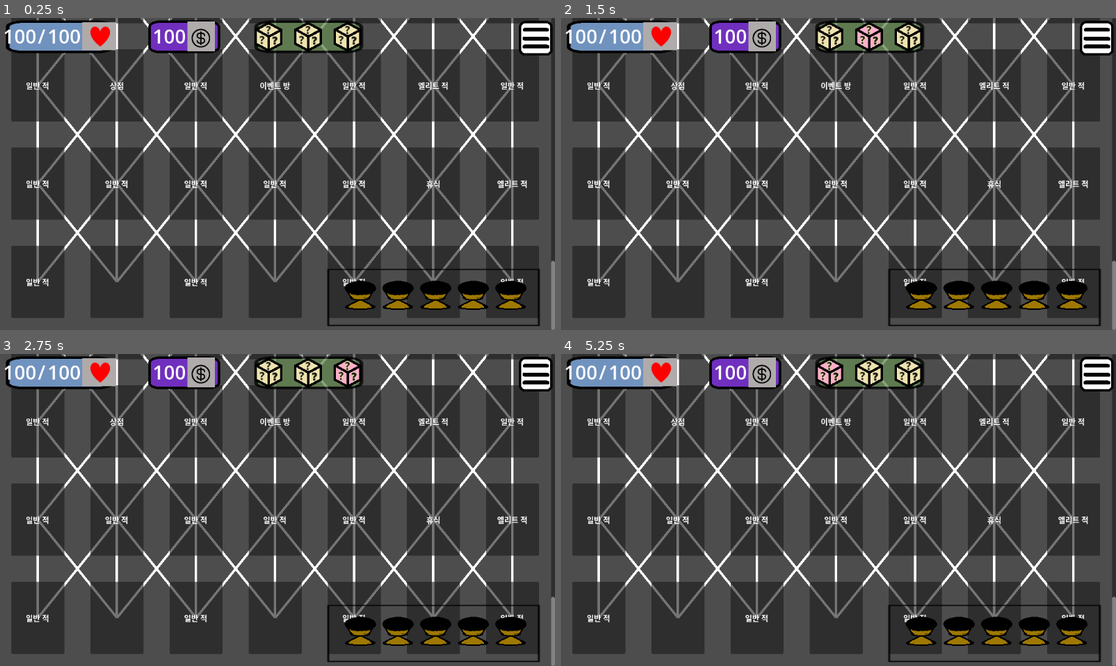
Above: before the commit, frames 1-4 (two rows, left to right).
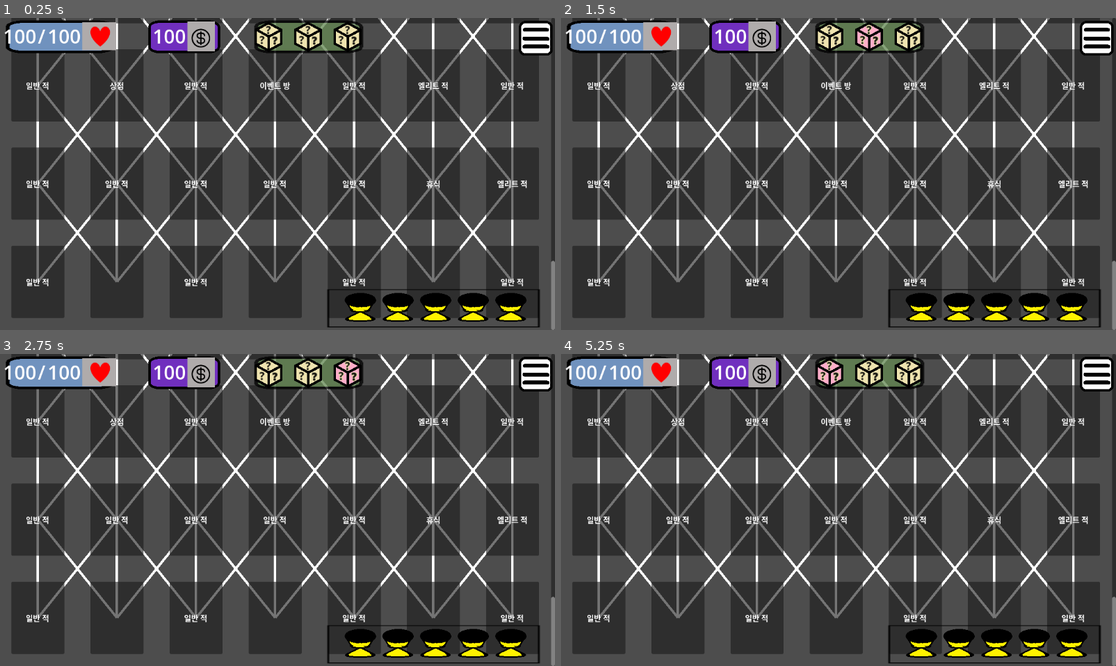
Above: after the commit, the same moments.

Repository: scy0416/The-Gambler
Game: Godot game, scene res://Stage/Stage.tscn
Two runs of this game, one before a commit and one after it. Both use one fixed random seed, a clock stepped at 60 frames per second and the inputs below. This scene is started directly instead of the project's main scene.
Inputs (mouse positions are in pixels of both pictures, inside the frame that each line leads up to):
- Up to frame 1 (0.25 s): no input
- Up to frame 2 (1.5 s): click (827, 36) at 0.52 s; click (866, 36) at 1.25 s
- Up to frame 3 (2.75 s): click (349, 372) at 2 s
- Up to frame 4 (5.25 s): click (827, 372) at 2.77 s; click (866, 372) at 3.5 s; click (910, 372) at 4.25 s; click (827, 372) at 5.02 s

The runs differ from the first frame. In frame 1, 3.2% of the frame differs, in the area x 58-98%, y 80-100%; in frame 2, 3.2%; in frame 3, 3.2%; in frame 4, 3.2%.

Commit message:
1차 맵외부 UI 수정.

Diff:
--- a/StageGUI/StageGUI.tscn
+++ b/StageGUI/StageGUI.tscn
@@ -16,6 +16,7 @@
 anchor_bottom = 1.0
 grow_horizontal = 2
 grow_vertical = 2
+size_flags_horizontal = 4
 
 [node name="Bar" type="HBoxContainer" parent="VBoxContainer"]
 layout_mode = 2
@@ -47,7 +48,17 @@
 texture_pressed = ExtResource("5_pxm7k")
 texture_hover = ExtResource("5_pxm7k")
 
-[node name="Relic" parent="VBoxContainer" instance=ExtResource("6_xvk18")]
+[node name="HBoxContainer" type="HBoxContainer" parent="VBoxContainer"]
+layout_mode = 2
+size_flags_vertical = 10
+
+[node name="Relic" parent="VBoxContainer/HBoxContainer" instance=ExtResource("6_xvk18")]
+custom_minimum_size = Vector2(500, 100)
+layout_mode = 2
+size_flags_horizontal = 10
+
+[node name="Button" type="Button" parent="VBoxContainer/HBoxContainer/Relic"]
+visible = false
 layout_mode = 2
 
 [connection signal="pressed" from="VBoxContainer/Bar/Menu" to="." method="_on_menu_pressed"]
--- a/StageGUI/relic.tscn
+++ b/StageGUI/relic.tscn
@@ -1,68 +1,56 @@
 [gd_scene load_steps=3 format=3 uid="uid://6rpivppio7d7"]
 
-[ext_resource type="Texture2D" uid="uid://c1gpak3te8r2m" path="res://SampleUI/UI2.png" id="1_t8iop"]
+[ext_resource type="Texture2D" uid="uid://c1gpak3te8r2m" path="res://SampleUI/UI2.png" id="1_f0d2c"]
 [ext_resource type="Texture2D" uid="uid://de2mna7bbai1g" path="res://SampleUI/relic.png" id="2_tgikx"]
 
-[node name="Relic" type="MarginContainer"]
-size_flags_horizontal = 8
-size_flags_vertical = 10
+[node name="Relic" type="TextureRect"]
+anchors_preset = 15
+anchor_right = 1.0
+anchor_bottom = 1.0
+grow_horizontal = 2
+grow_vertical = 2
+size_flags_horizontal = 3
+size_flags_vertical = 3
+texture = ExtResource("1_f0d2c")
 
-[node name="TextureButton" type="TextureButton" parent="."]
-modulate = Color(0.619608, 0.494118, 0.494118, 1)
-self_modulate = Color(0.615686, 0.160784, 0.517647, 1)
-custom_minimum_size = Vector2(500, 150)
-layout_mode = 2
-size_flags_horizontal = 8
-size_flags_vertical = 8
-texture_normal = ExtResource("1_t8iop")
-texture_pressed = ExtResource("1_t8iop")
-texture_hover = ExtResource("1_t8iop")
-stretch_mode = 0
-
-[node name="HBoxContainer" type="HBoxContainer" parent="TextureButton"]
+[node name="HBoxContainer" type="HBoxContainer" parent="."]
 layout_mode = 1
-anchors_preset = 8
-anchor_left = 0.5
-anchor_top = 0.5
-anchor_right = 0.5
-anchor_bottom = 0.5
-offset_left = -250.0
-offset_top = -75.0
-offset_right = 250.0
-offset_bottom = 75.0
+anchors_preset = 15
+anchor_right = 1.0
+anchor_bottom = 1.0
 grow_horizontal = 2
 grow_vertical = 2
 alignment = 1
 
-[node name="TextureRect" type="TextureRect" parent="TextureButton/HBoxContainer"]
+[node name="TextureRect" type="TextureRect" parent="HBoxContainer"]
 layout_mode = 2
 size_flags_horizontal = 4
 size_flags_vertical = 4
 texture = ExtResource("2_tgikx")
 stretch_mode = 2
 
-[node name="TextureRect2" type="TextureRect" parent="TextureButton/HBoxContainer"]
+[node name="TextureRect2" type="TextureRect" parent="HBoxContainer"]
 layout_mode = 2
 size_flags_horizontal = 4
 size_flags_vertical = 4
 texture = ExtResource("2_tgikx")
 stretch_mode = 2
 
-[node name="TextureRect3" type="TextureRect" parent="TextureButton/HBoxContainer"]
+[node name="TextureRect3" type="TextureRect" parent="HBoxContainer"]
 layout_mode = 2
 size_flags_horizontal = 4
 size_flags_vertical = 4
 texture = ExtResource("2_tgikx")
 stretch_mode = 2
 
-[node name="TextureRect4" type="TextureRect" parent="TextureButton/HBoxContainer"]
+[node name="TextureRect4" type="TextureRect" parent="HBoxContainer"]
 layout_mode = 2
 size_flags_horizontal = 4
 size_flags_vertical = 4
 texture = ExtResource("2_tgikx")
 stretch_mode = 2
 
-[node name="TextureRect5" type="TextureRect" parent="TextureButton/HBoxContainer"]
+[node name="TextureRect5" type="TextureRect" parent="HBoxContainer"]
 layout_mode = 2
 size_flags_horizontal = 4
 size_flags_vertical = 4
